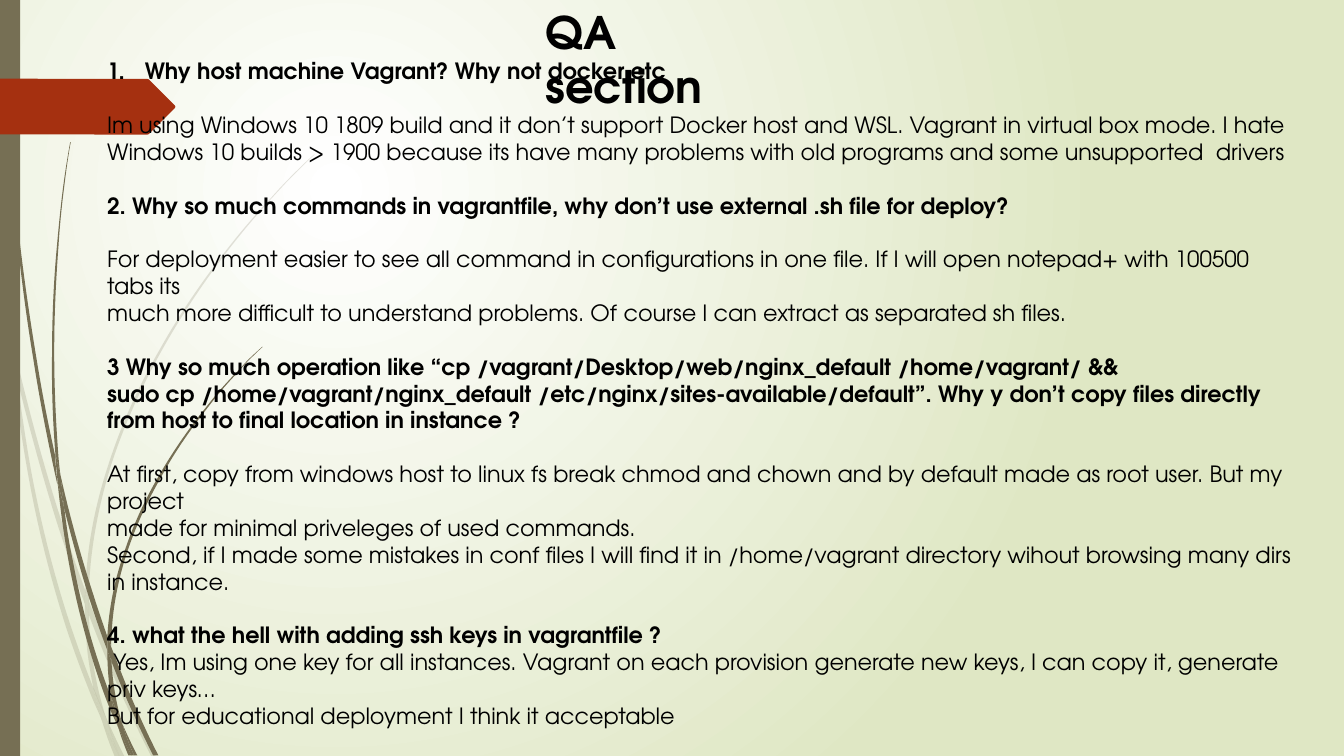
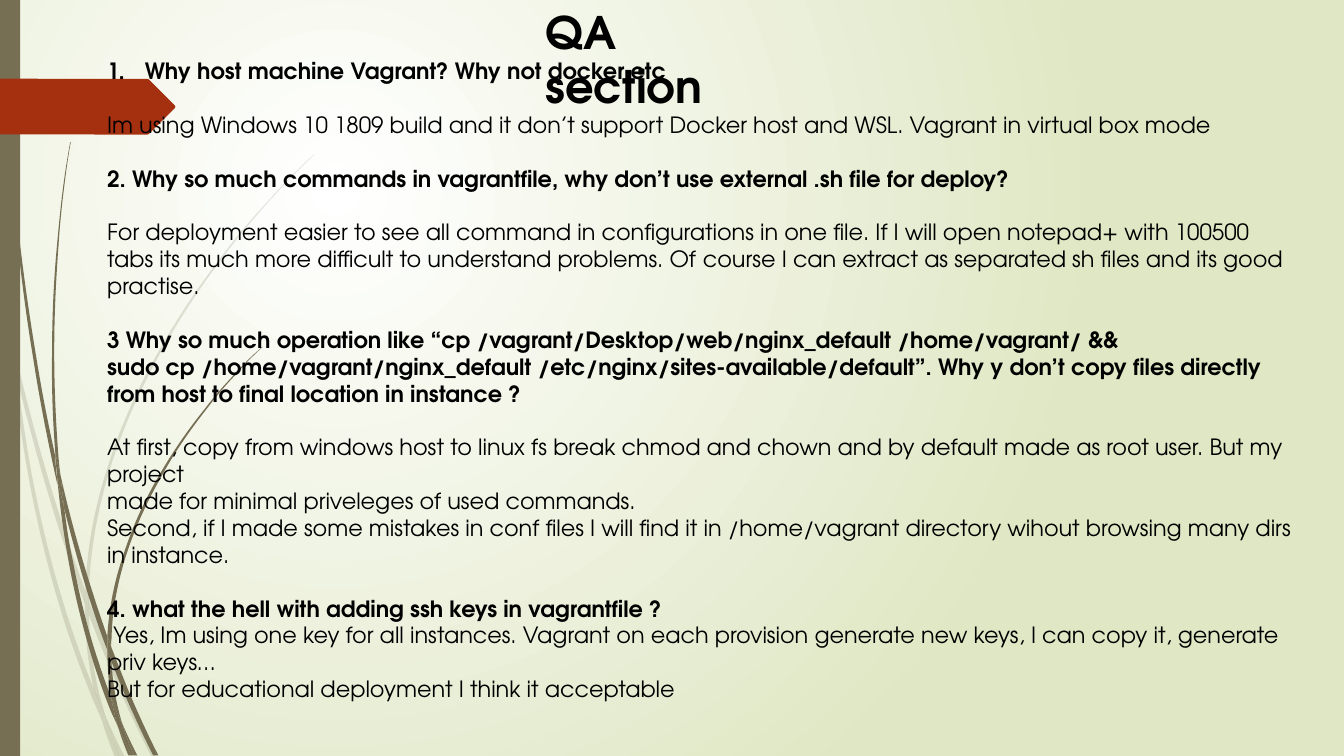
Before and after one commit to runalsh/epam-devops-school, a slide deck: slide 21 of ilnursh.pptx. Drawn at 1344x756 pixels with LibreOffice and Linux fonts; fonts in the diff are those of the drawing. Boxes give left, top, right and bottom in pixels: in the first picture for what was removed or moved away, otherwise in the second. Text is boxed around its words. In the diff, an @@ line names an element or a change of style, - is before the commit and + after.

```diff
--- a/ilnursh.pptx
+++ b/ilnursh.pptx
@@ text at (107, 109, 1210, 143): text changed @@
-Im using Windows 10 1809 build and it don’t support Docker host and WSL. Vagrant in virtual box mode. I hate
-Windows 10 builds > 1900 because its have many problems with old programs and some unsupported drivers
+Im using Windows 10 1809 build and it don’t support Docker host and WSL. Vagrant in virtual box mode
@@ text at (107, 223, 1283, 299): text changed @@
-For deployment easier to see all command in configurations in one file. If I will open notepad+ with 100500 tabs its
-much more difficult to understand problems. Of course I can extract as separated sh files.
+For deployment easier to see all command in configurations in one file. If I will open notepad+ with 100500 tabs its much more difficult to understand problems. Of course I can extract as separated sh files and its good practise.
```
Also in this commit, not shown: 2 other slides changed.
